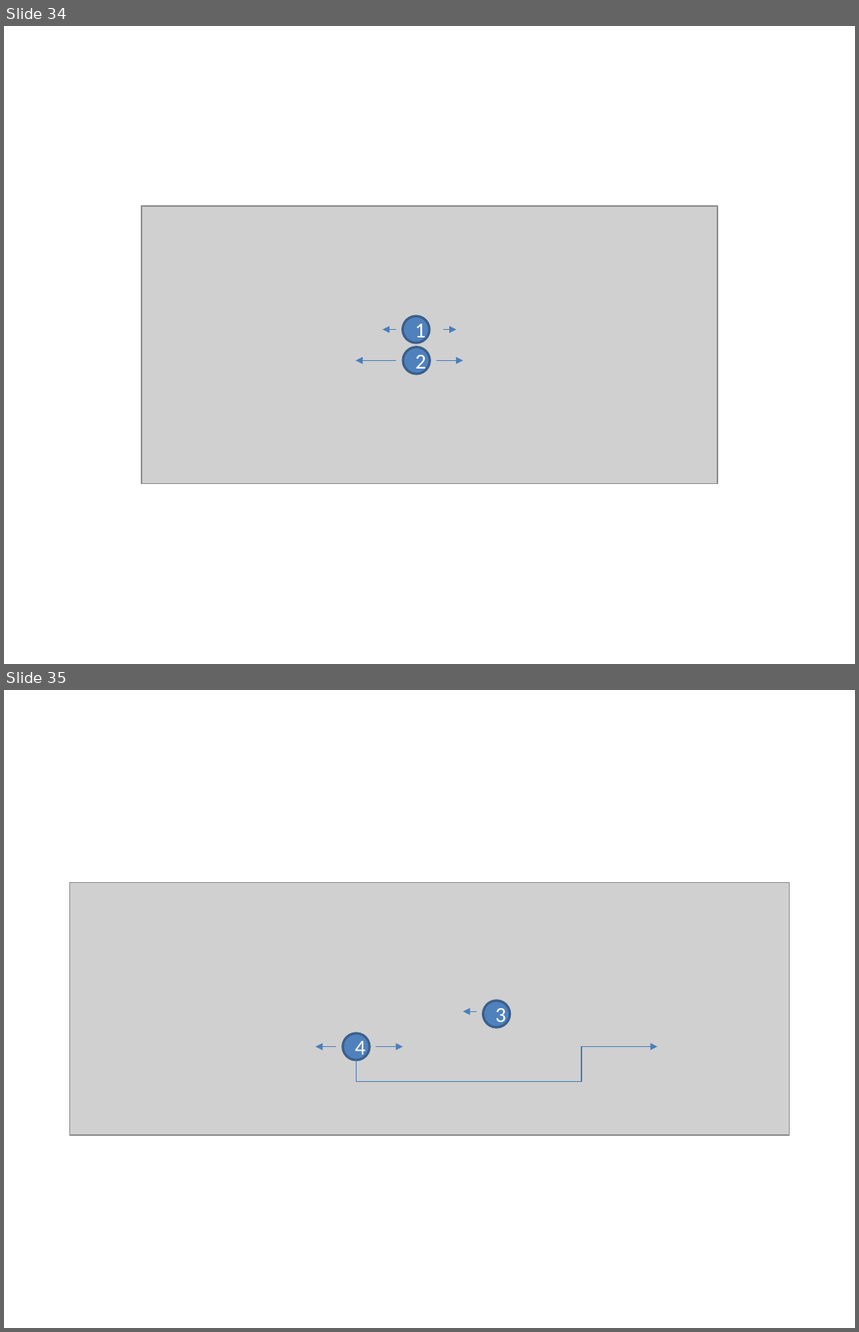
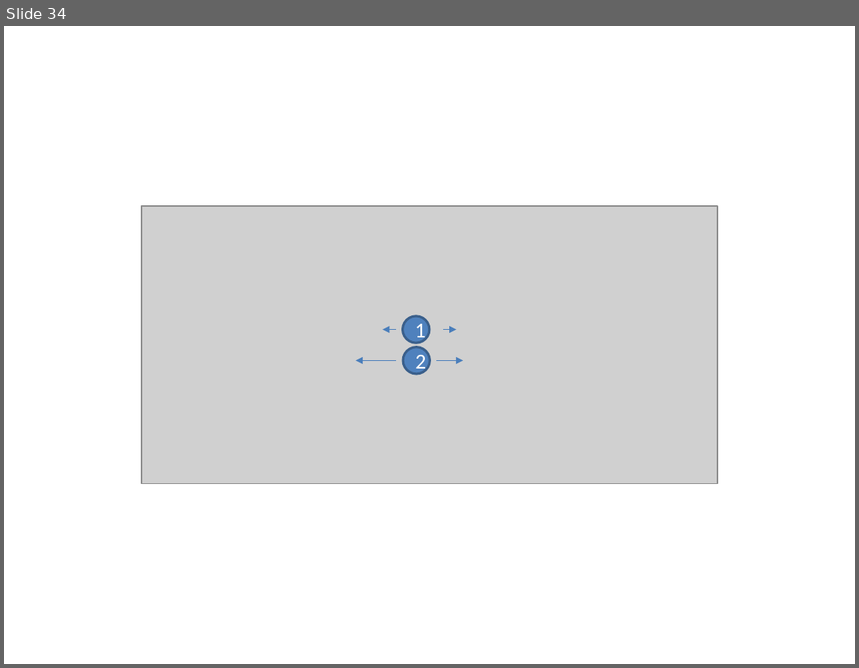
Before and after one commit to WordPressBugBounty/plugins-bbp-style-pack, a slide deck: bbp-style-pack/images/style.pptx. Shown one above the other, each under a label of ours: slides 34 and 35 before the commit, slide 34 after it. The pictures are 859x1332 and 859x668 pixels, drawn with LibreOffice and Linux fonts; fonts in the diff are those of the drawing; grey boxes stand for pictures; background and template pictures are left out. Boxes give left, top, right and bottom in pixels: in the first picture for what was removed or moved away, otherwise in the second. Text is boxed around its words. In the diff, an @@ line names an element or a change of style, - is before the commit and + after.

```diff
--- a/bbp-style-pack/images/style.pptx
+++ b/bbp-style-pack/images/style.pptx
@@ slide 35 removed at [4,690,855,1328], background #FFFFFF @@
@@ picture removed at [69,883,790,1136] @@
@@ ellipse removed at [484,1001,509,1027] @@
-3
@@ arrow removed from (477, 1011) to (463, 1011) @@
@@ arrow removed from (336, 1046) to (316, 1046) @@
@@ ellipse removed at [343,1034,369,1060] @@
-4
@@ elbow arrow removed from (357, 1060) to (658, 1046) @@
@@ arrow removed from (376, 1046) to (403, 1046) @@
```
Also in this commit, not shown: 1 slide changed, 3 slides added, 1 other slide removed, 11 other files.
